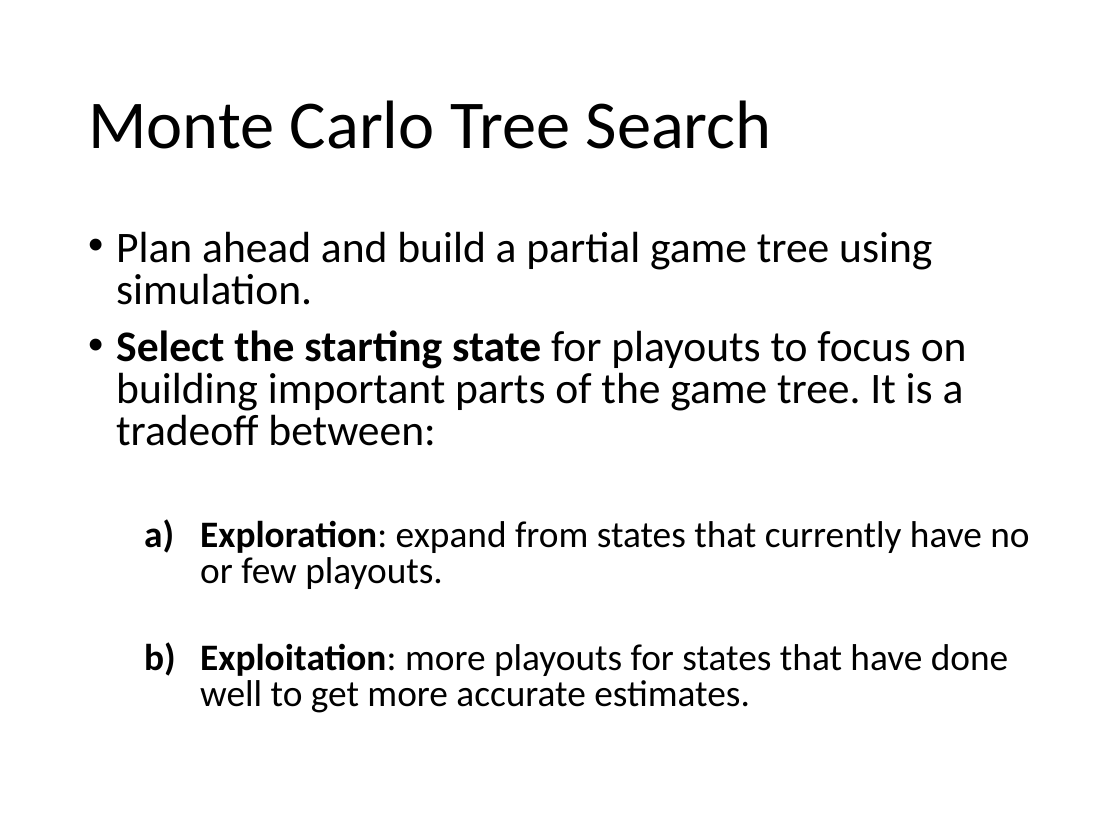
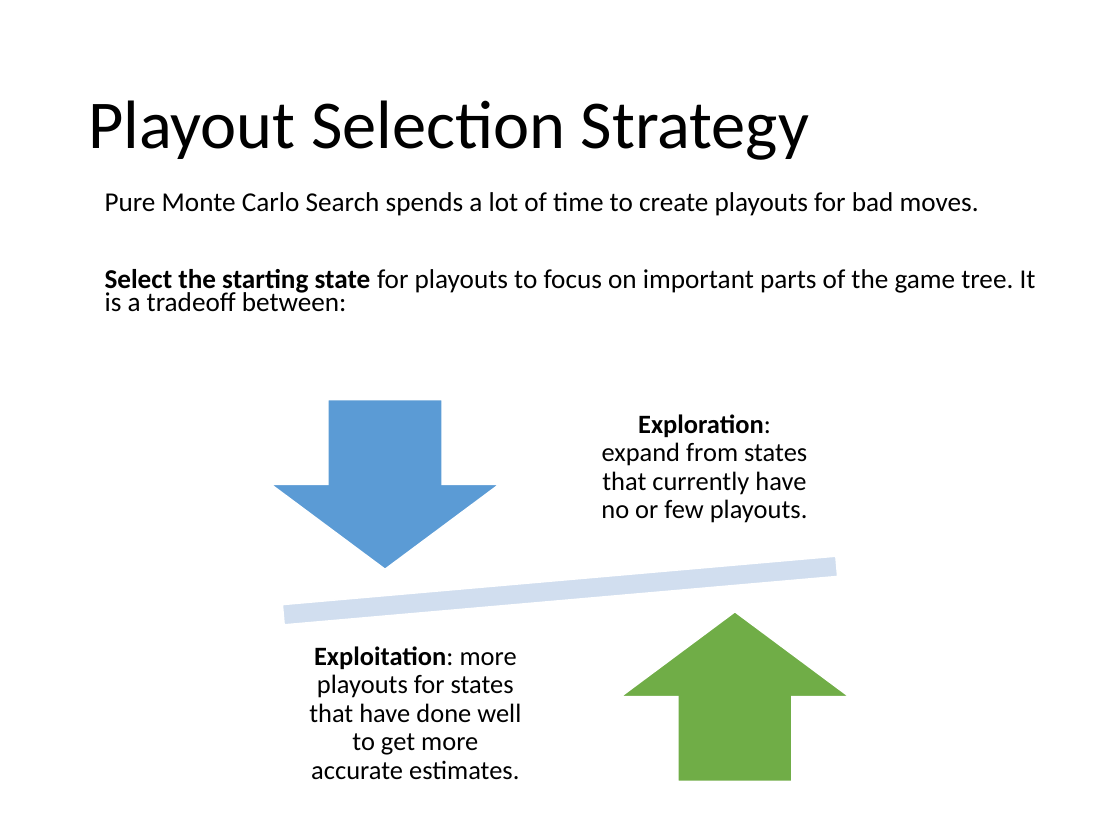
Before and after one commit to mhahsler/CS7320-AI, a slide deck: slide 33 of slides/05_games.pptx. Drawn at 1120x840 pixels with LibreOffice and Linux fonts; fonts in the diff are those of the drawing. Boxes give left, top, right and bottom in pixels: in the first picture for what was removed or moved away, otherwise in the second. Text is boxed around its words. In the diff, an @@ line names an element or a change of style, - is before the commit and + after.

```diff
--- a/slides/05_games.pptx
+++ b/slides/05_games.pptx
@@ title at (x1=88, y1=100, x2=809, y2=160): text changed @@
-Monte Carlo Tree Search
+Playout Selection Strategy
@@ text at (x1=105, y1=192, x2=1036, y2=312): text changed; size 28 to 17.5 pt @@
-• Plan ahead and build a partial game tree using simulation.
-• Select the starting state for playouts to focus on building important parts of the game tree. It is a tradeoff between:
-  a) Exploration: expand from states that currently have no or few playouts.
-  b) Exploitation: more playouts for states that have done well to get more accurate estimates.
+Pure Monte Carlo Search spends a lot of time to create playouts for bad moves.
+Select the starting state for playouts to focus on important parts of the game tree. It is a tradeoff between:
@@ group added at (x1=180, y1=400, x2=941, y2=782): 2 texts, 1 math minus, 1 down arrow, 1 up arrow @@
+Exploration: expand from states that currently have no or few playouts.
+Exploitation: more playouts for states that have done well to get more accurate estimates.
```
Also in this commit, not shown: 6 other slides changed, 2 slides added, 1 other file.
